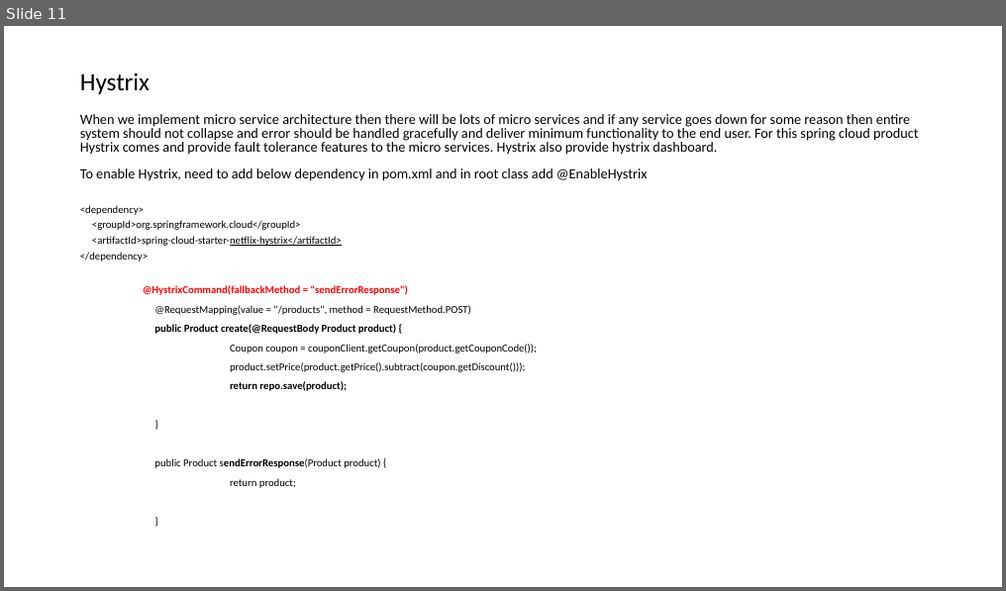
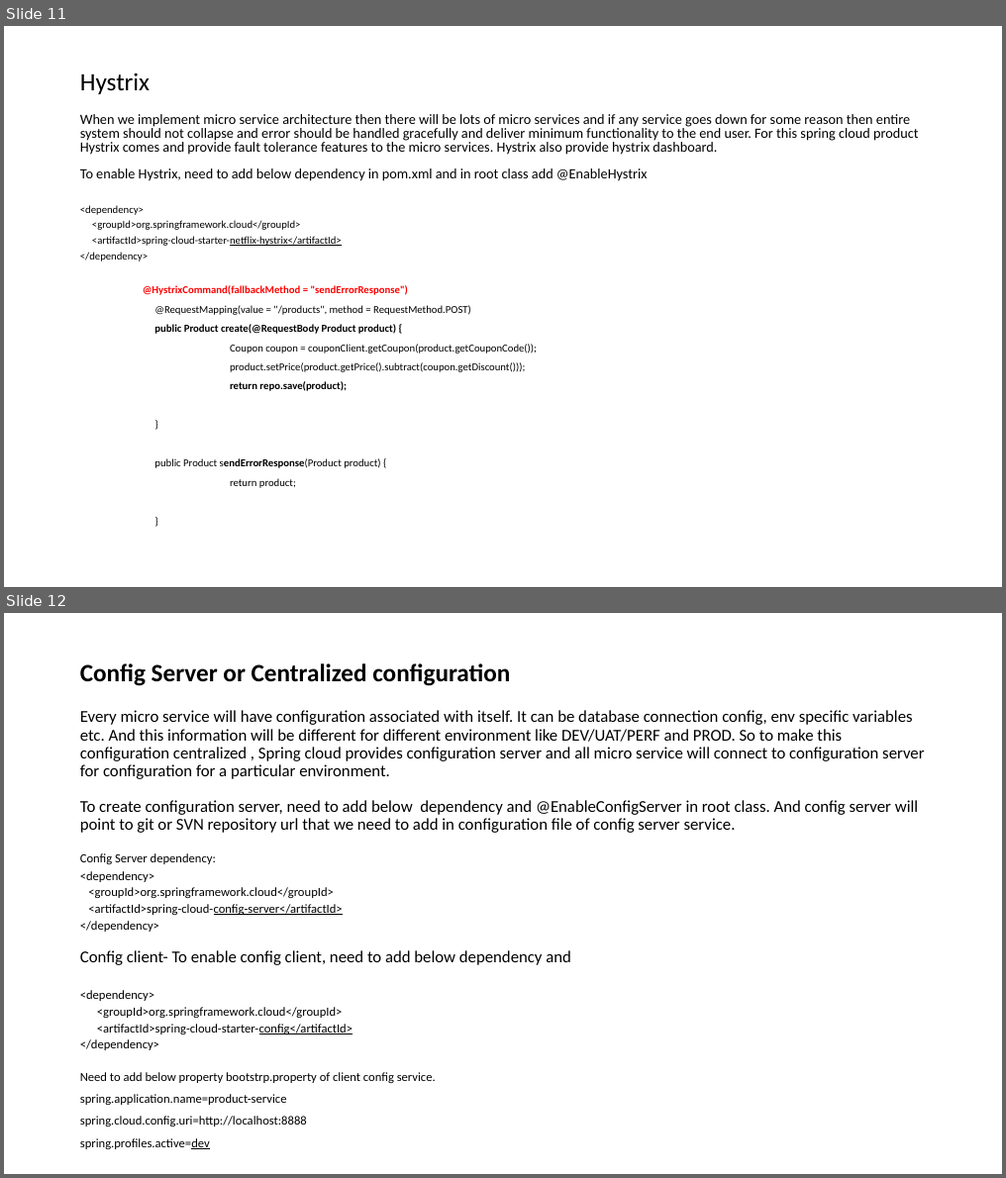
Before and after one commit to shi514652697/SpringCloud, a slide deck: productservice/src/main/resources/Spring_Boot.pptx. Shown one above the other, each under a label of ours: slide 11 before the commit, slides 11 and 12 after it. The pictures are 1006x591 and 1006x1178 pixels, drawn with LibreOffice and Linux fonts; fonts in the diff are those of the drawing. Boxes give left, top, right and bottom in pixels: in the first picture for what was removed or moved away, otherwise in the second. Text is boxed around its words. In the diff, an @@ line names an element or a change of style, - is before the commit and + after.

Commit message:
updated new version

```diff
--- a/productservice/src/main/resources/Spring_Boot.pptx
+++ b/productservice/src/main/resources/Spring_Boot.pptx
@@ slide 12 added at box(4, 613, 1002, 1174), background #FFFFFF @@
@@ title added at box(80, 663, 510, 686), 24 pt, text #000000, bold @@
+Config Server or Centralized configuration
@@ text added at box(80, 710, 924, 1150), 16 pt, text #000000 @@
+Every micro service will have configuration associated with itself. It can be database connection config, env specific variables etc. And this information will be different for different environment like DEV/UAT/PERF and PROD. So to make this configuration centralized , Spring cloud provides configuration server and all micro service will connect to configuration server for configuration for a particular environment.
+To create configuration server, need to add below dependency and @EnableConfigServer in root class. And config server will point to git or SVN repository url that we need to add in configuration file of config server service.
+Config Server dependency:
+<dependency>
+<groupId>org.springframework.cloud</groupId>
+<artifactId>spring-cloud-config-server</artifactId>
+</dependency>
+Config client- To enable config client, need to add below dependency and
+<dependency>
+<groupId>org.springframework.cloud</groupId>
+<artifactId>spring-cloud-starter-config</artifactId>
+</dependency>
+Need to add below property bootstrp.property of client config service.
+spring.application.name=product-service
+spring.cloud.config.uri=http://localhost:8888
+spring.profiles.active=dev
```
